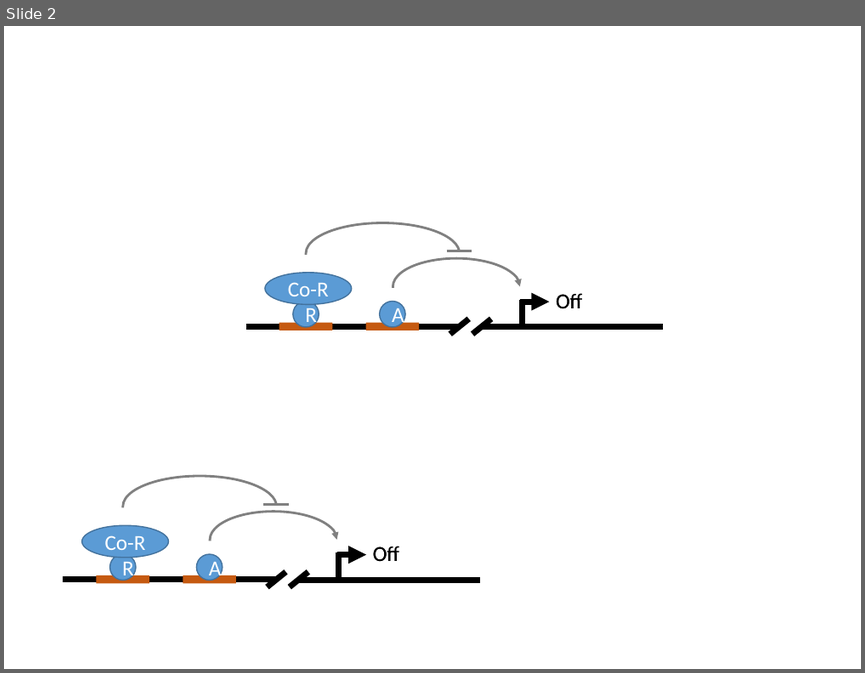
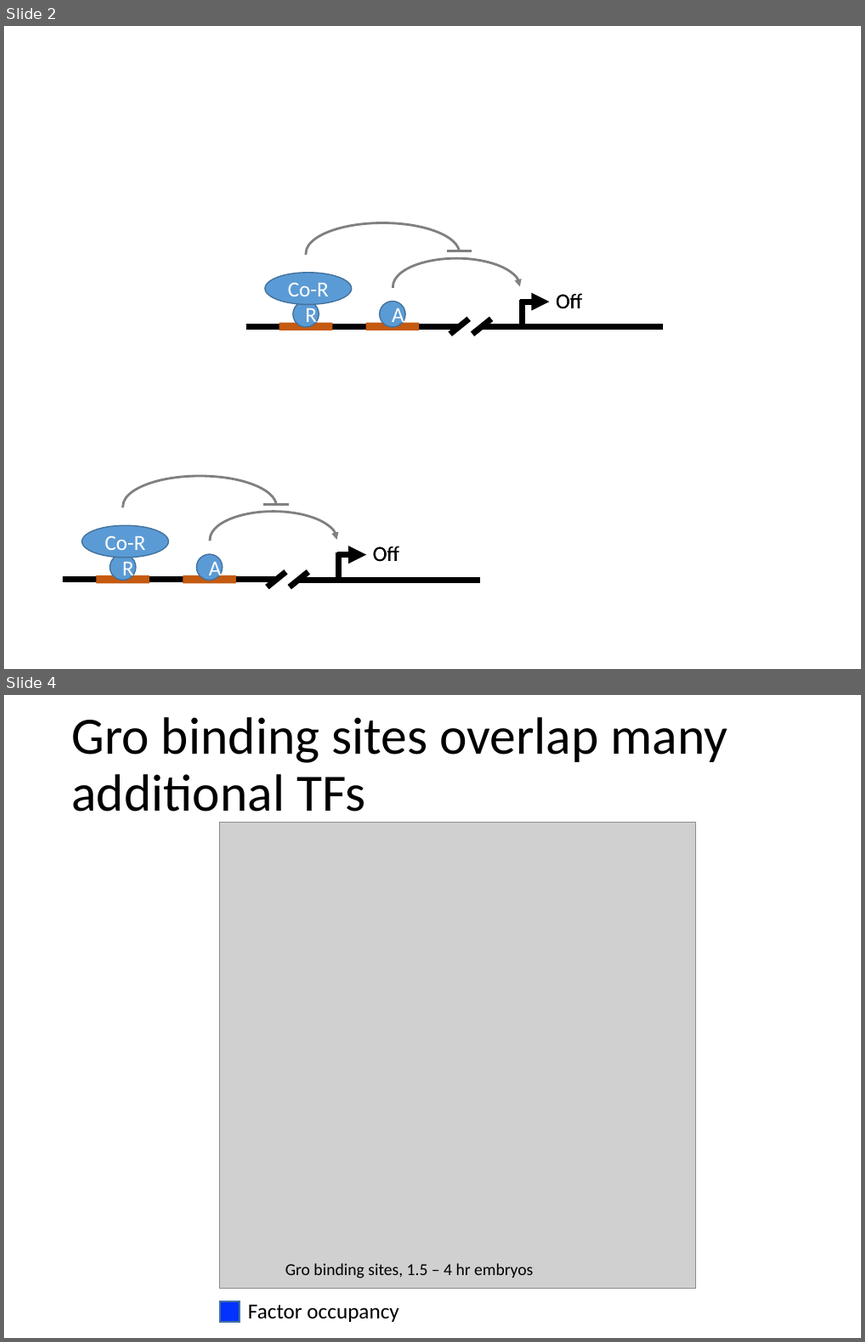
Before and after one commit to mdchambers/dissertation, a slide deck: presentations/defense_unused.pptx. Shown one above the other, each under a label of ours: slide 2 before the commit, slides 2 and 4 after it; the slides between them are not shown. The pictures are 865x673 and 865x1342 pixels, drawn with LibreOffice and Linux fonts; fonts in the diff are those of the drawing; grey boxes stand for pictures. Boxes give left, top, right and bottom in pixels: in the first picture for what was removed or moved away, otherwise in the second. Text is boxed around its words. In the diff, an @@ line names an element or a change of style, - is before the commit and + after.

```diff
--- a/presentations/defense_unused.pptx
+++ b/presentations/defense_unused.pptx
@@ slide 4 added at [4,695,861,1338], background #FFFFFF @@
@@ title added at [71,717,728,823], 44 pt, text #000000 @@
+Gro binding sites overlap many additional TFs
@@ picture added at [220,823,695,1288] @@
@@ text added at [285,1263,533,1278], 14 pt, text #000000 @@
+Gro binding sites, 1.5 – 4 hr embryos
@@ rectangle added at [220,1301,239,1321], fill #0432FF, outline #43739E 1 pt @@
@@ text added at [248,1304,398,1321], 18 pt, text #000000 @@
+Factor occupancy
```
Also in this commit, not shown: 4 other slides added, 2 other files.
